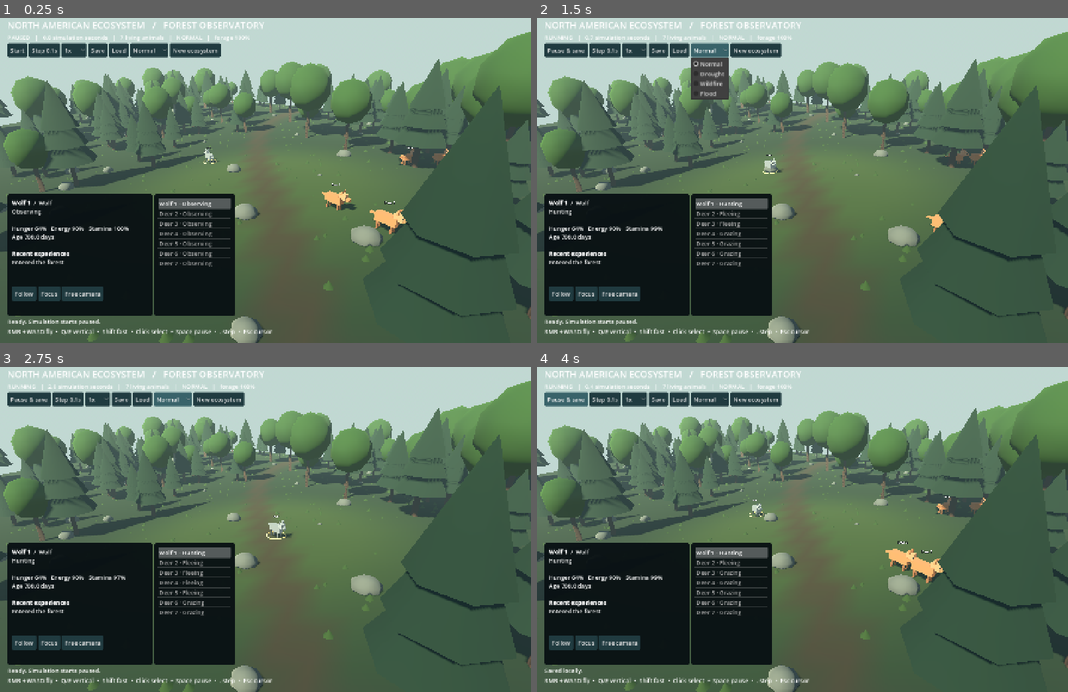
Above: before the commit, frames 1-4 (two rows, left to right).
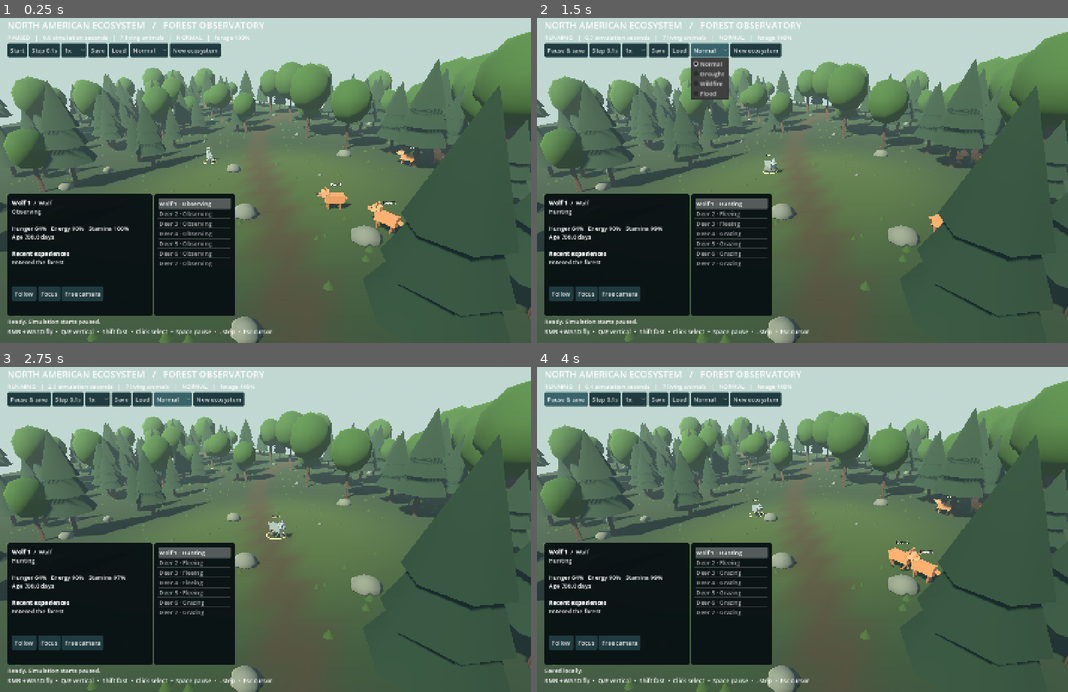
Above: after the commit, the same moments.

Repository: matthhw3/AutoEcosystem
Game: Godot game, scene res://scenes/main.tscn
The game is run twice, just before and just after one commit, with the same random seed, the same clock (stepped at 60 frames per second) and the same inputs.
Inputs:
- Up to frame 1 (0.25 s): no input
- Up to frame 2 (1.5 s): click "Start" at 0.5 s; click "Normal" at 1.25 s
- Up to frame 3 (2.75 s): click "Normal" at 2 s
- Up to frame 4 (4 s): click "New ecosystem" at 2.75 s; click "Start" at 3.5 s

The runs differ from the first frame. In frame 1, 0.6% of the frame differs, in the area x 38-85%, y 39-67%; in frame 2, less than 0.1%; in frame 3, less than 0.1%; in frame 4, 0.4%.

Commit message:
Add environmental visuals animal poses and observation QA

Diff:
--- a/project.godot
+++ b/project.godot
@@ -1,15 +1,30 @@
+; Engine configuration file.
+; It's best edited using the editor UI and not directly,
+; since the parameters that go here are not all obvious.
+;
+; Format:
+;   [section] ; section goes between []
+;   param=value ; assign values to parameters
+
 config_version=5
 
+[animation]
+
+compatibility/default_parent_skeleton_in_mesh_instance_3d=true
+
 [application]
+
 config/name="North American Ecosystem"
 run/main_scene="res://scenes/main.tscn"
-config/features=PackedStringArray("4.4", "GL Compatibility")
+config/features=PackedStringArray("4.7", "GL Compatibility")
 
 [display]
+
 window/size/viewport_width=1440
 window/size/viewport_height=900
 window/stretch/mode="canvas_items"
 
 [rendering]
+
 renderer/rendering_method="gl_compatibility"
 environment/defaults/default_clear_color=Color(0.08, 0.13, 0.15, 1)
--- /dev/null
+++ b/scripts/animal_visual.gd
@@ -0,0 +1,73 @@
+extends Node3D
+## Replaceable procedural visual proxy. No biological state lives in this node.
+
+var legs: Array[MeshInstance3D] = []
+var head: Node3D
+var body: Node3D
+var title: Label3D
+var previous_position := Vector3.ZERO
+var initialized := false
+
+func _material(color: Color) -> StandardMaterial3D:
+	var material := StandardMaterial3D.new()
+	material.albedo_color = color
+	material.roughness = 0.9
+	return material
+
+func _box(parent: Node3D, dimensions: Vector3, point: Vector3, color: Color) -> MeshInstance3D:
+	var mesh := MeshInstance3D.new()
+	var box := BoxMesh.new()
+	box.size = dimensions
+	mesh.mesh = box
+	mesh.position = point
+	mesh.material_override = _material(color)
+	parent.add_child(mesh)
+	return mesh
+
+func build(animal: Dictionary) -> void:
+	var wolf: bool = animal.species == "wolf"
+	var coat := Color("68757c") if wolf else Color("9c6844")
+	body = Node3D.new()
+	add_child(body)
+	_box(body, Vector3(0.65, 0.7, 1.6), Vector3(0, 1, 0), coat)
+	_box(body, Vector3(0.5, 0.25, 1.3), Vector3(0, 0.77, -0.1), coat.lightened(0.25))
+	head = Node3D.new()
+	head.position = Vector3(0, 1.45, -0.85)
+	body.add_child(head)
+	_box(head, Vector3(0.46, 0.55, 0.65), Vector3.ZERO, coat.lightened(0.12))
+	_box(head, Vector3(0.34, 0.23, 0.5), Vector3(0, -0.13, -0.4), coat)
+	_box(head, Vector3(0.25, 0.14, 0.13), Vector3(0, -0.08, -0.66), Color("202729"))
+	for x in [-0.23, 0.23]:
+		for z in [-0.53, 0.53]:
+			var leg := _box(body, Vector3(0.13, 0.7, 0.13), Vector3(x, 0.35, z), coat.darkened(0.25))
+			legs.append(leg)
+		_box(head, Vector3(0.16, 0.34, 0.14), Vector3(x, 0.37, 0), coat)
+		_box(head, Vector3(0.055, 0.075, 0.09), Vector3(x * 1.02, 0.06, -0.32), Color("151d1c"))
+	var tail := _box(body, Vector3(0.17, 0.17, 0.68 if wolf else 0.3), Vector3(0, 1.05, 1), coat)
+	tail.rotation.x = -0.4 if wolf else 0.5
+	title = Label3D.new()
+	title.text = animal.name
+	title.position.y = 2.3
+	title.font_size = 38
+	title.pixel_size = 0.008
+	title.billboard = BaseMaterial3D.BILLBOARD_ENABLED
+	title.outline_size = 10
+	title.modulate = Color("dfe8e7")
+	add_child(title)
+
+func sync(animal: Dictionary, ground_height: float, elapsed: float, selected: bool) -> void:
+	var point: Vector3 = animal.position
+	point.y = ground_height
+	position = point
+	rotation.y = animal.heading + PI
+	rotation.z = 0.0 if animal.alive else PI / 2
+	var moving: bool = animal.behavior in ["Hunting", "Fleeing", "Fleeing hazard", "Wandering"] and animal.alive
+	var sprint: bool = animal.behavior in ["Hunting", "Fleeing", "Fleeing hazard"]
+	var phase: float = elapsed * (15.0 if sprint else 6.0) + animal.id
+	for i in range(legs.size()):
+		legs[i].rotation.x = sin(phase + (PI if i in [1, 2] else 0.0)) * (0.6 if sprint else 0.3) if moving else 0.0
+	body.position.y = absf(sin(phase)) * 0.06 if moving else 0.0
+	head.rotation.x = 0.65 if animal.behavior == "Grazing" else 0.0
+	if animal.behavior == "Resting": body.position.y = -0.3
+	title.modulate = Color("ffe7a3") if selected else Color("dfe8e7")
+	title.text = animal.name + ("  †" if not animal.alive else "")
--- a/scripts/forest.gd
+++ b/scripts/forest.gd
@@ -3,6 +3,12 @@
 
 const EXTENT: float = 72.0
 var _rng: RandomNumberGenerator = RandomNumberGenerator.new()
+var _ground_material: StandardMaterial3D
+var _sky_material: ProceduralSkyMaterial
+var _environment: Environment
+var _fire_effect: Node3D
+var _flood_effect: MeshInstance3D
+var _visual_event: String = "normal"
 
 static func height_at(x: float, z: float) -> float:
 	return sin(x * 0.047) * cos(z * 0.041) * 1.5 + sin(z * 0.09 + x * 0.025) * 0.35
@@ -12,6 +18,8 @@
 	_build_ground()
 	_build_forest()
 	_build_lighting()
+	_build_event_effects()
+	set_event(_visual_event)
 
 func _material(color: Color, roughness: float = 0.92) -> StandardMaterial3D:
 	var material := StandardMaterial3D.new()
@@ -44,6 +52,7 @@
 	ground.mesh = surface.commit()
 	var mat := _material(Color.WHITE)
 	mat.vertex_color_use_as_albedo = true
+	_ground_material = mat
 	ground.material_override = mat
 	add_child(ground)
 	# A reflective blue pond beyond the clearing, with a pebble shore.
@@ -140,12 +149,14 @@
 	sun.directional_shadow_max_distance = 120
 	add_child(sun)
 	var sky := ProceduralSkyMaterial.new()
+	_sky_material = sky
 	sky.sky_top_color = Color(0.25, 0.47, 0.66)
 	sky.sky_horizon_color = Color(0.74, 0.83, 0.80)
 	sky.ground_horizon_color = sky.sky_horizon_color
 	var sky_resource := Sky.new()
 	sky_resource.sky_material = sky
 	var environment := Environment.new()
+	_environment = environment
 	environment.background_mode = Environment.BG_SKY
 	environment.sky = sky_resource
 	environment.ambient_light_source = Environment.AMBIENT_SOURCE_COLOR
@@ -158,3 +169,96 @@
 	var world := WorldEnvironment.new()
 	world.environment = environment
 	add_child(world)
+
+func _effect_mesh(parent: Node3D, mesh: Mesh, material: Material, point: Vector3, dimensions: Vector3) -> MeshInstance3D:
+	var instance := MeshInstance3D.new()
+	instance.mesh = mesh
+	instance.material_override = material
+	instance.position = point
+	instance.scale = dimensions
+	parent.add_child(instance)
+	return instance
+
+func _build_event_effects() -> void:
+	# Static cues deliberately have no timer: observing an event never advances it.
+	_fire_effect = Node3D.new()
+	_fire_effect.name = "WildfireVisual"
+	add_child(_fire_effect)
+	var flame := CylinderMesh.new()
+	flame.top_radius = 0.0
+	flame.bottom_radius = 1.0
+	flame.height = 1.0
+	flame.radial_segments = 5
+	var orange := _material(Color(0.95, 0.19, 0.015))
+	orange.emission_enabled = true
+	orange.emission = Color(0.8, 0.12, 0.005)
+	orange.emission_energy_multiplier = 0.6
+	var yellow := _material(Color(1.0, 0.6, 0.05))
+	yellow.emission_enabled = true
+	yellow.emission = Color(0.7, 0.3, 0.015)
+	var smoke_mesh := SphereMesh.new()
+	smoke_mesh.radius = 1.0
+	smoke_mesh.height = 2.0
+	smoke_mesh.radial_segments = 7
+	smoke_mesh.rings = 4
+	var smoke := _material(Color(0.15, 0.17, 0.16))
+	var log_mesh := CylinderMesh.new()
+	log_mesh.top_radius = 0.2
+	log_mesh.bottom_radius = 0.24
+	log_mesh.height = 3.0
+	log_mesh.radial_segments = 6
+	var charred := _material(Color(0.065, 0.045, 0.025))
+	for index in range(14):
+		var angle: float = index * 2.39996
+		var radius: float = 4.0 + float(index % 4) * 3.0
+		var x: float = cos(angle) * radius
+		var z: float = sin(angle) * radius
+		var base := Vector3(x, height_at(x, z), z)
+		var size: float = 1.5 + float(index % 3) * 0.5
+		_effect_mesh(_fire_effect, flame, orange, base + Vector3.UP * size * 0.5, Vector3(0.8, size, 0.8))
+		_effect_mesh(_fire_effect, flame, yellow, base + Vector3(0.25, size * 0.3, 0.3), Vector3(0.4, size * 0.6, 0.4))
+		var log := _effect_mesh(_fire_effect, log_mesh, charred, base + Vector3.UP * 0.2, Vector3.ONE)
+		log.rotation = Vector3(PI * 0.5, angle, 0)
+		for tier in range(3):
+			var drift: float = float(tier) * 0.8
+			_effect_mesh(_fire_effect, smoke_mesh, smoke, base + Vector3(drift, size + 1.0 + tier * 1.8, 0), Vector3.ONE * (0.65 + tier * 0.35))
+	var water_mesh := CylinderMesh.new()
+	water_mesh.top_radius = 22.0
+	water_mesh.bottom_radius = 22.0
+	water_mesh.height = 0.08
+	water_mesh.radial_segments = 64
+	var water := _material(Color(0.07, 0.27, 0.35, 0.72), 0.12)
+	water.transparency = BaseMaterial3D.TRANSPARENCY_ALPHA
+	_flood_effect = _effect_mesh(self, water_mesh, water, Vector3(0, 0.95, 0), Vector3.ONE)
+	_flood_effect.name = "FloodVisual"
+	_flood_effect.cast_shadow = GeometryInstance3D.SHADOW_CASTING_SETTING_OFF
+
+func set_event(event: String) -> void:
+	if event not in ["normal", "drought", "wildfire", "flood"]:
+		event = "normal"
+	_visual_event = event
+	if not is_instance_valid(_fire_effect):
+		return
+	_fire_effect.visible = event == "wildfire"
+	_flood_effect.visible = event == "flood"
+	_ground_material.albedo_color = Color.WHITE
+	_sky_material.sky_top_color = Color(0.25, 0.47, 0.66)
+	_sky_material.sky_horizon_color = Color(0.74, 0.83, 0.80)
+	_environment.fog_light_color = Color(0.62, 0.73, 0.70)
+	_environment.fog_density = 0.0015
+	match event:
+		"drought":
+			_ground_material.albedo_color = Color(1.5, 0.9, 0.4)
+			_sky_material.sky_horizon_color = Color(0.83, 0.72, 0.50)
+			_environment.fog_light_color = Color(0.75, 0.65, 0.46)
+		"wildfire":
+			_ground_material.albedo_color = Color(0.7, 0.55, 0.4)
+			_sky_material.sky_top_color = Color(0.24, 0.25, 0.25)
+			_sky_material.sky_horizon_color = Color(0.63, 0.42, 0.26)
+			_environment.fog_light_color = Color(0.37, 0.32, 0.26)
+			_environment.fog_density = 0.006
+		"flood":
+			_ground_material.albedo_color = Color(0.75, 0.85, 0.9)
+			_sky_material.sky_top_color = Color(0.23, 0.32, 0.40)
+			_sky_material.sky_horizon_color = Color(0.55, 0.65, 0.70)
+	_sky_material.ground_horizon_color = _sky_material.sky_horizon_color
--- a/scripts/main.gd
+++ b/scripts/main.gd
@@ -3,6 +3,7 @@
 const Simulation = preload("res://scripts/simulation.gd")
 const Forest = preload("res://scripts/forest.gd")
 const Spectator = preload("res://scripts/spectator_camera.gd")
+const AnimalVisual = preload("res://scripts/animal_visual.gd")
 const SAVE_PATH = "user://ecosystem.save"
 const DT = 0.1
 var sim = Simulation.new()
@@ -20,11 +21,13 @@
 var event_selector: OptionButton
 var ring: MeshInstance3D
 var ui_elapsed := 0.0
+var forest: Node3D
 
 func _ready() -> void:
 	get_tree().auto_accept_quit = false
 	sim.reset(42)
-	add_child(Forest.new())
+	forest = Forest.new()
+	add_child(forest)
 	camera = Spectator.new()
 	add_child(camera)
 	camera.current = true
@@ -42,6 +45,10 @@
 		_load()
 	_refresh_ui()
 	if "--capture" in OS.get_cmdline_user_args():
+		for argument in OS.get_cmdline_user_args():
+			if argument.begins_with("--event="):
+				sim.set_event(argument.trim_prefix("--event="))
+		_refresh_ui()
 		await get_tree().process_frame
 		await RenderingServer.frame_post_draw
 		DirAccess.make_dir_recursive_absolute("res://test-results")
@@ -60,36 +67,9 @@
 	mat.roughness = 0.85
 	return mat
 
-func _part(parent: Node3D, size: Vector3, pos: Vector3, color: Color) -> MeshInstance3D:
-	var mesh := MeshInstance3D.new()
-	var box := BoxMesh.new()
-	box.size = size
-	mesh.mesh = box
-	mesh.position = pos
-	mesh.material_override = _material(color)
-	parent.add_child(mesh)
-	return mesh
-
 func _animal_proxy(a: Dictionary) -> Node3D:
-	var root := Node3D.new()
-	var wolf: bool = a.species == "wolf"
-	var coat := Color("747d80") if wolf else Color("aa7047")
-	_part(root, Vector3(0.65, 0.7, 1.6), Vector3(0, 1.0, 0), coat)
-	_part(root, Vector3(0.46, 0.55, 0.65), Vector3(0, 1.45, -0.85), coat.lightened(0.12))
-	_part(root, Vector3(0.35, 0.25, 0.5), Vector3(0, 1.32, -1.25), coat)
-	for x in [-0.23, 0.23]:
-		for z in [-0.53, 0.53]:
-			_part(root, Vector3(0.13, 0.7, 0.13), Vector3(x, 0.35, z), coat.darkened(0.25))
-		_part(root, Vector3(0.16, 0.34, 0.14), Vector3(x, 1.82, -0.8), coat)
-		_part(root, Vector3(0.055, 0.075, 0.09), Vector3(x * 1.02, 1.51, -1.17), Color("151d1c"))
-	_part(root, Vector3(0.16, 0.16, 0.65), Vector3(0, 1.05, 1.0), coat)
-	var title := Label3D.new()
-	title.text = a.name
-	title.position.y = 2.3
-	title.font_size = 30
-	title.pixel_size = 0.008
-	title.billboard = BaseMaterial3D.BILLBOARD_ENABLED
-	root.add_child(title)
+	var root = AnimalVisual.new()
+	root.build(a)
 	add_child(root)
 	return root
 
@@ -97,16 +77,10 @@
 	for a in sim.animals:
 		if not proxies.has(a.id):
 			proxies[a.id] = _animal_proxy(a)
-		var proxy: Node3D = proxies[a.id]
-		var point: Vector3 = a.position
-		point.y = Forest.height_at(point.x, point.z)
-		var direction: Vector3 = point - proxy.position
-		if direction.length_squared() > 0.001:
-			proxy.rotation.y = atan2(-direction.x, -direction.z)
-		proxy.position = point
-		proxy.rotation.z = 0.0 if a.alive else PI / 2
+		var proxy = proxies[a.id]
+		proxy.sync(a, Forest.height_at(a.position.x, a.position.z), sim.elapsed, a.id == selected)
 		if a.id == selected:
-			ring.position = point + Vector3.UP * 0.08
+			ring.position = proxy.position + Vector3.UP * 0.08
 
 func _process(delta: float) -> void:
 	if running:
@@ -262,6 +236,8 @@
 
 func _refresh_ui() -> void:
 	if not is_instance_valid(summary): return
+	forest.set_event(sim.environment_event)
+	_sync_proxies()
 	var live := 0
 	for a in sim.animals:
 		if a.alive: live += 1
--- a/tests/test_integration.gd
+++ b/tests/test_integration.gd
@@ -82,6 +82,26 @@
 	check(scene.status.text == "Saved locally.", "Step saves its checkpoint")
 	scene._process(0.2)
 	check(is_equal_approx(scene.sim.elapsed, before_step + 0.1), "Paused manual processing leaves time unchanged")
+	# Observation tools must stay live while biological time remains paused.
+	scene.roster.item_selected.emit(2)
+	check(scene.selected == scene.sim.animals[2].id, "Roster selects an independent animal")
+	var followed: Node3D = scene.proxies[scene.selected]
+	scene.camera.focus_position(followed.position)
+	check(scene.camera.position.distance_to(followed.position) < 20, "Focus brings camera near animal")
+	scene.camera.follow_target = followed
+	var old_camera: Vector3 = scene.camera.position
+	followed.position += Vector3(6, 0, 0)
+	scene.camera._process(0.2)
+	check(scene.camera.position.distance_to(old_camera) > 0.1, "Follow camera tracks animal proxy while paused")
+	check(is_equal_approx(scene.sim.elapsed, before_step + 0.1), "Camera follow never advances biology")
+	scene.camera.follow_target = null
+	for event in ["wildfire", "flood", "drought", "normal"]:
+		scene.sim.set_event(event)
+		scene._refresh_ui()
+		check(scene.forest._visual_event == event, "Environment view reflects simulation event")
+		check(scene.forest._fire_effect.visible == (event == "wildfire"), "Wildfire view toggles cleanly")
+		check(scene.forest._flood_effect.visible == (event == "flood"), "Flood view toggles cleanly")
+		check(is_equal_approx(scene.sim.elapsed, before_step + 0.1), "Changing an event does not advance time")
 	scene.queue_free()
 	await process_frame
 	for suffix in ["", ".bak", ".tmp"]:
Not shown, added: scripts/animal_visual.gd.uid
Not shown, added: tests/test_integration.gd.uid
Not shown, changed: HOW_IT_WORKS.md
Not shown, added: Launch.cmd
Not shown, changed: ROADMAP.md
